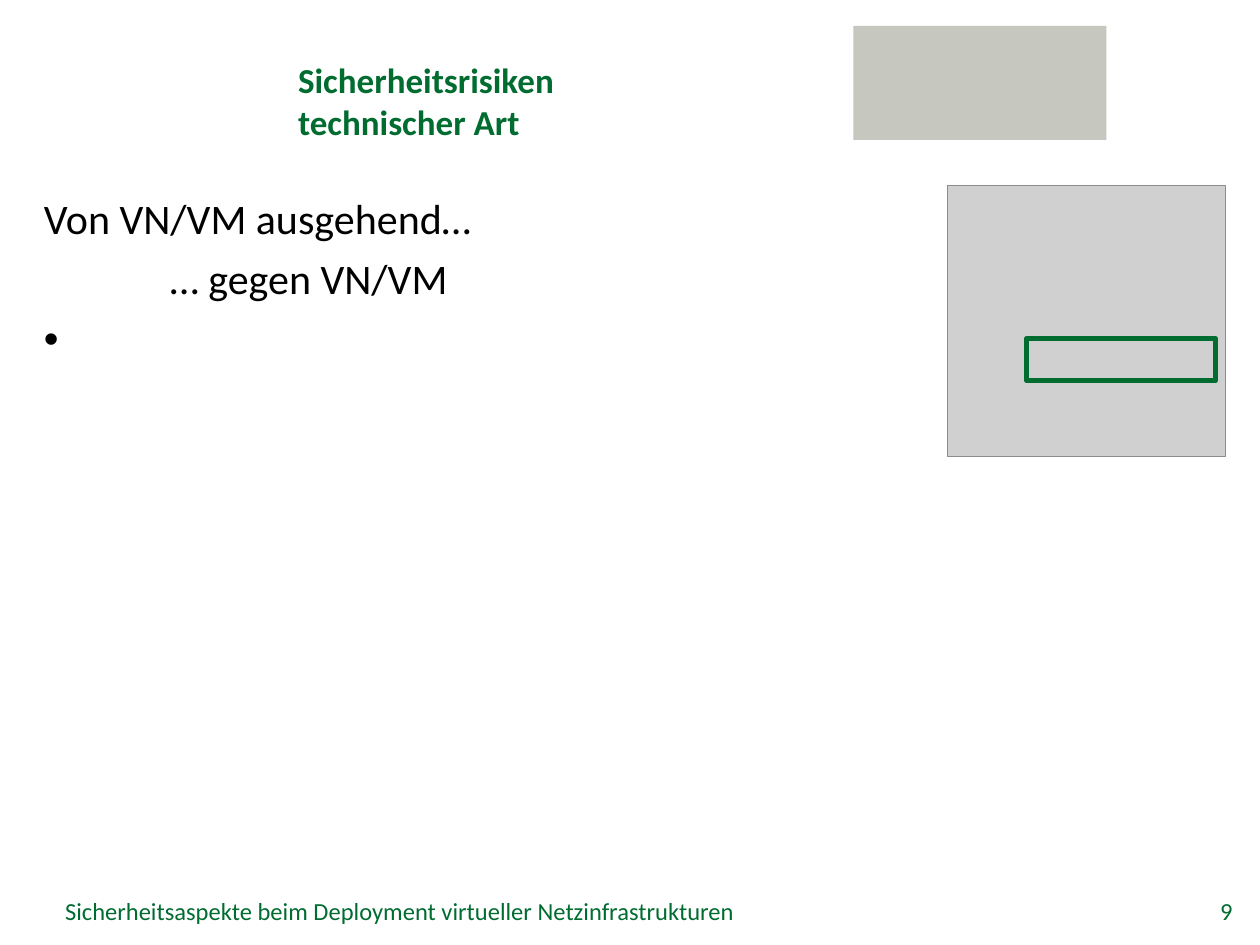
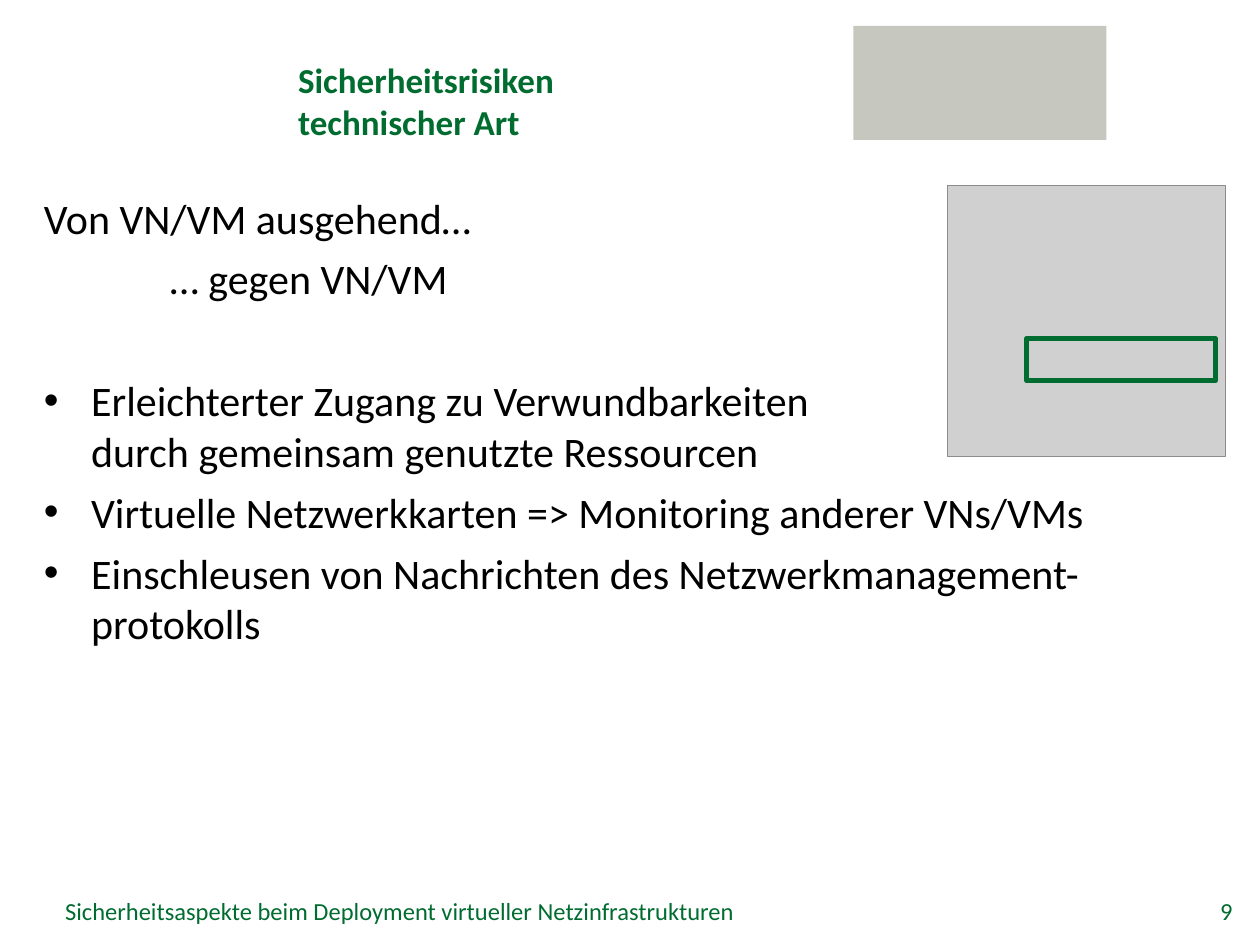
Before and after one commit to GeGroe/timvs, a slide deck: slide 9 of Referat/PowerPoint/TimvS_SVNE.pptx. Drawn at 1260x945 pixels with LibreOffice and Linux fonts; fonts in the diff are those of the drawing; grey boxes stand for pictures; background and template pictures are left out. Boxes give left, top, right and bottom in pixels: in the first picture for what was removed or moved away, otherwise in the second. Text is boxed around its words. In the diff, an @@ line names an element or a change of style, - is before the commit and + after.

```diff
--- a/Referat/PowerPoint/TimvS_SVNE.pptx
+++ b/Referat/PowerPoint/TimvS_SVNE.pptx
@@ text at bbox=[91, 386, 1084, 646]: paragraphs added @@
+• Erleichterter Zugang zu Verwundbarkeiten
+  durch gemeinsam genutzte Ressourcen
+• Virtuelle Netzwerkkarten => Monitoring anderer VNs/VMs
+• Einschleusen von Nachrichten des Netzwerkmanagement-protokolls
```
Also in this commit, not shown: 5 other slides changed.
